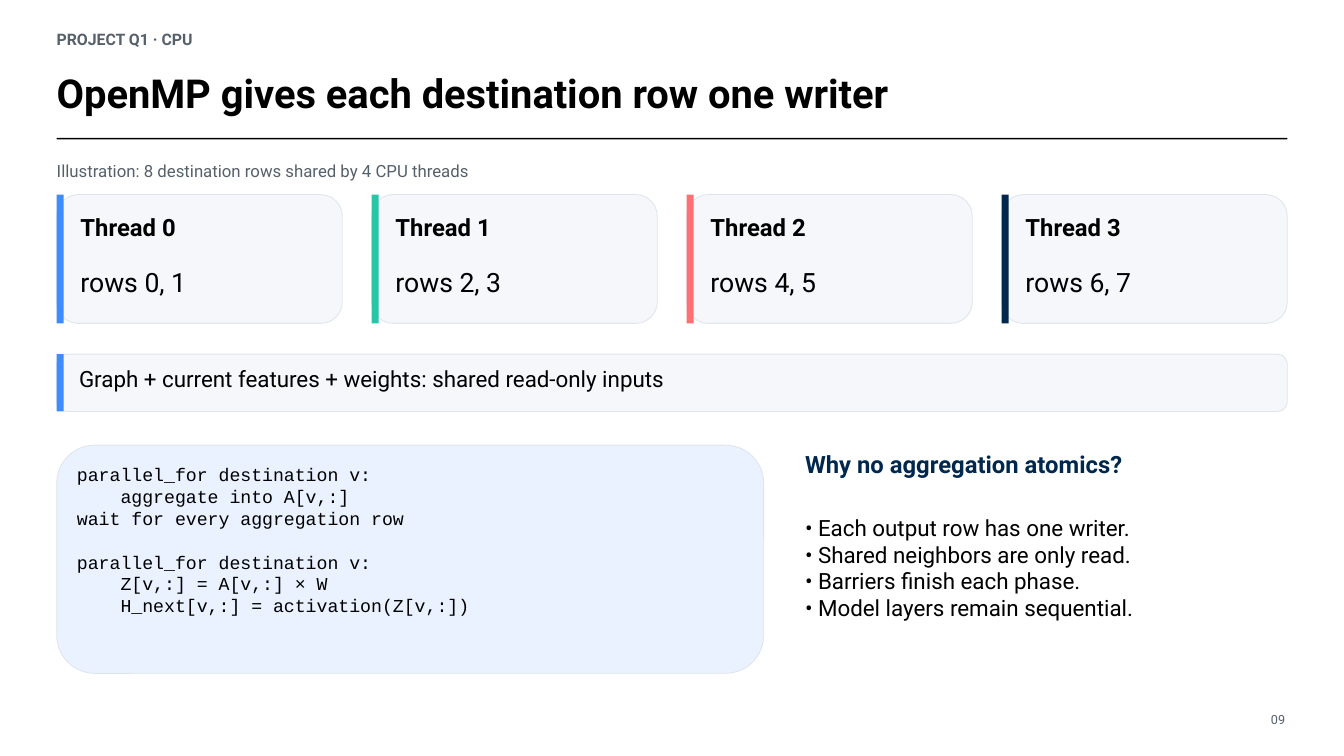
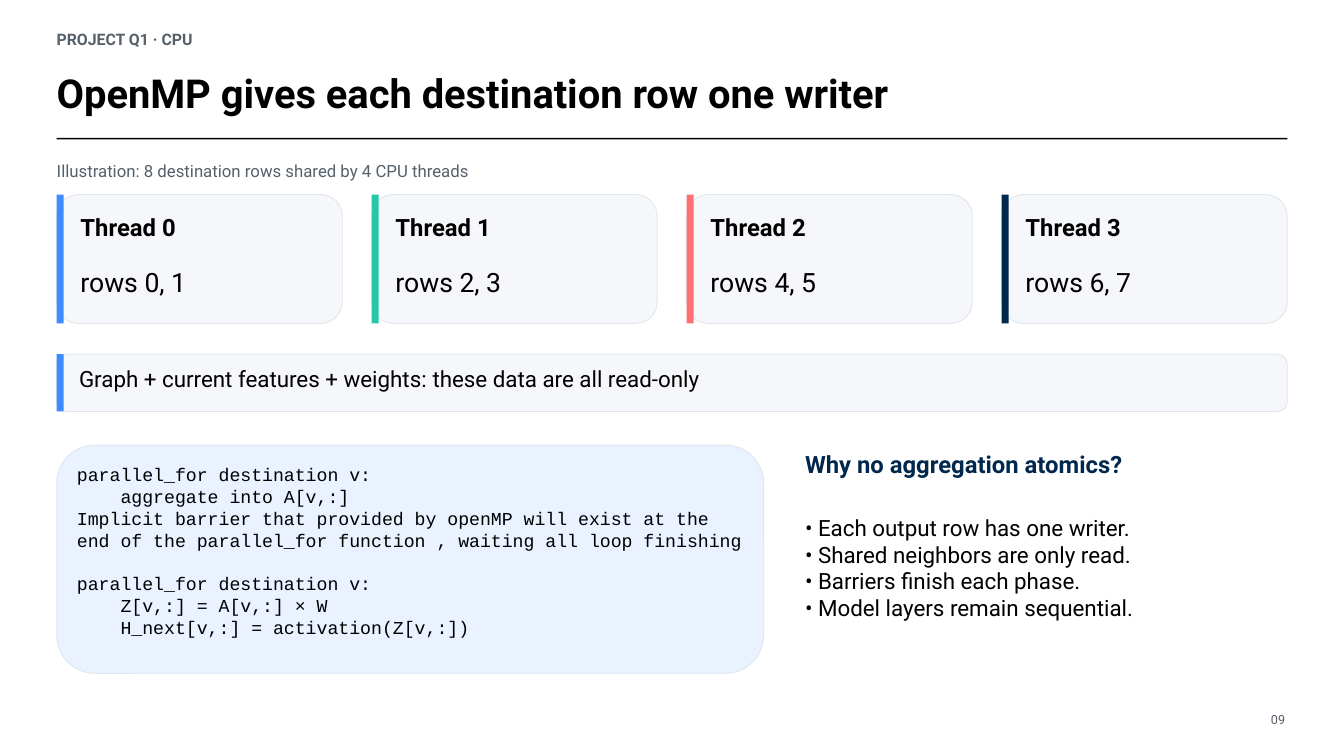
Before and after one commit to numei/gnni_on_gpus, a slide deck: slide 9 of docs/Q1-presentation-final.pptx. Drawn at 1344x756 pixels with LibreOffice and Linux fonts; fonts in the diff are those of the drawing. Boxes give left, top, right and bottom in pixels: in the first picture for what was removed or moved away, otherwise in the second. Text is boxed around its words. In the diff, an @@ line names an element or a change of style, - is before the commit and + after.

```diff
--- a/docs/Q1-presentation-final.pptx
+++ b/docs/Q1-presentation-final.pptx
@@ text at (79,370,699,392): text changed @@
-Graph + current features + weights: shared read-only inputs
+Graph + current features + weights: these data are all read-only
@@ text at (77,512,741,551): text changed @@
-wait for every aggregation row
+Implicit barrier that provided by openMP will exist at the end of the parallel_for function , waiting all loop finishing
```
Also in this commit, not shown: 22 other slides changed, 1 other file.
